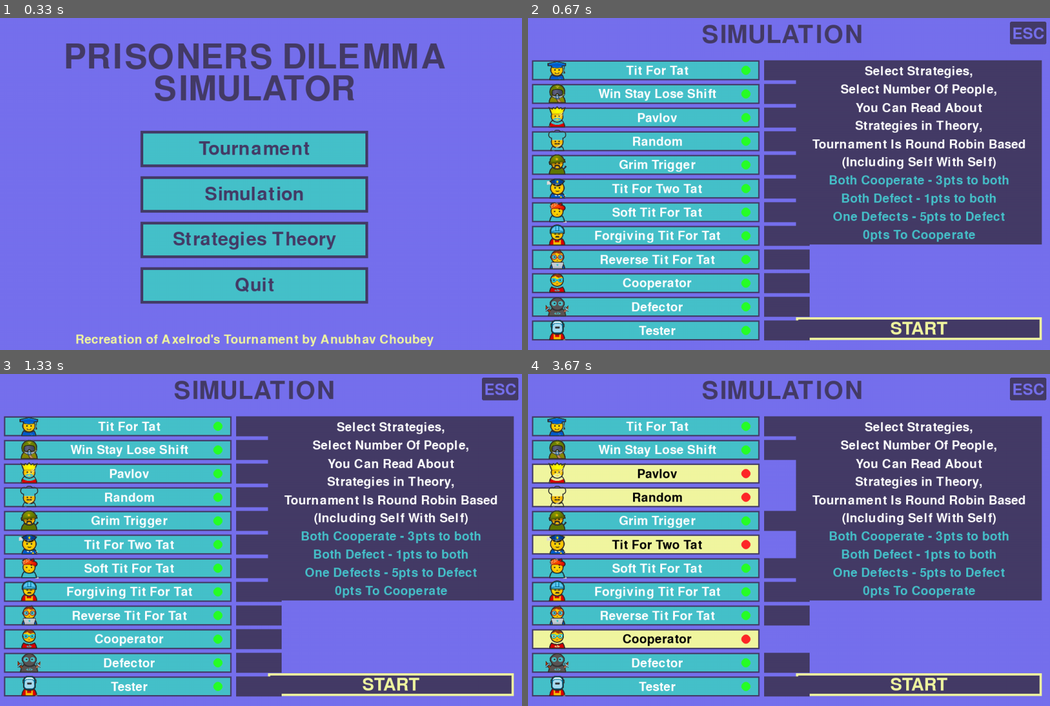
Above: before the commit, frames 1-4 (two rows, left to right).
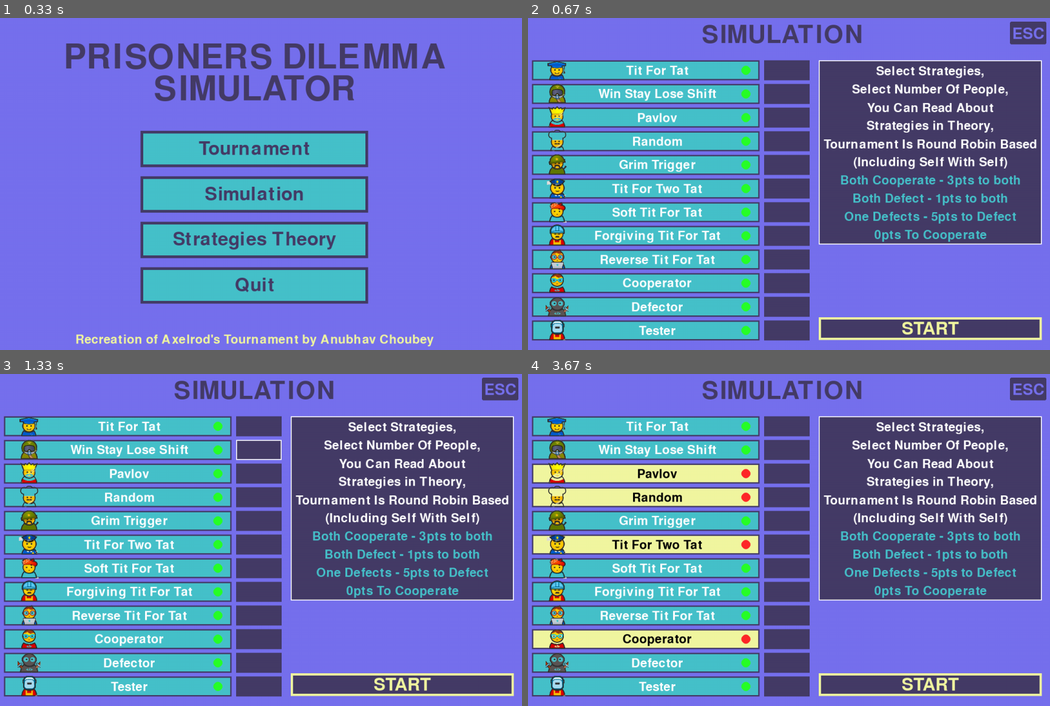
Above: after the commit, the same moments.

Repository: LazyyVenom/py-game-theory
Game: pygame game, started from prisoners_dilemma.py
The game is run twice, just before and just after one commit, with the same random seed, the same clock (stepped at 60 frames per second) and the same inputs.
Inputs (mouse positions are in pixels of both pictures, inside the frame that each line leads up to):
- Up to frame 1 (0.33 s): no input
- Up to frame 2 (0.67 s): click "Simulation" at 0.38 s
- Up to frame 3 (1.33 s): click "START" at 0.72 s; click (313, 443) at 1.05 s, where only the run after the commit has a clickable "Select Number Of People,"
- Up to frame 4 (3.67 s): click (653, 540) at 1.38 s; click (611, 486) at 1.72 s; click (846, 569) at 2.05 s; click (794, 423) at 2.38 s; click (757, 626) at 2.72 s; click (841, 490) at 3.05 s, where only the run after the commit has a clickable "Tournament Is Round Robin Bas…"; click (705, 470) at 3.38 s

Frame 1 is identical in both runs. In frame 2, 7.5% of the frame differs, in the area x 51-99%, y 12-98%; in frame 3, 7.6%; in frame 4, 9.1%, in the area x 45-99%, y 12-98%.

Commit message:
Trying Fixing

Diff:
--- a/prisoners_dilemma.py
+++ b/prisoners_dilemma.py
@@ -207,6 +207,7 @@
         ]
 
         pygame.draw.rect(screen,SECONDARY,(630,105,540,405))
+        pygame.draw.rect(screen,(255,255,255),(630,105,540,405),3)
 
         text_y_offset = 130
         for line in paragraph[:6]:
@@ -348,29 +349,30 @@
             "0pts To Cooperate"
         ]
 
-        pygame.draw.rect(screen,SECONDARY,(630,105,540,405))
+        pygame.draw.rect(screen,SECONDARY,(680,105,490,405))
+        pygame.draw.rect(screen,(255,255,255),(680,105,490,405),2)
 
         text_y_offset = 130
         for line in paragraph[:6]:
-            draw_text(line,pygame.font.Font(None,40),(255,255,255),900,text_y_offset)
+            draw_text(line,pygame.font.Font(None,40),(255,255,255),925,text_y_offset)
 
             text_y_offset += 40
 
         for line in paragraph[6:]:
-            draw_text(line,pygame.font.Font(None,40),TER_BLUE,900,text_y_offset)
+            draw_text(line,pygame.font.Font(None,40),TER_BLUE,925,text_y_offset)
 
             text_y_offset += 40
 
         mouse_x, mouse_y = pygame.mouse.get_pos()
 
-        if (630 < mouse_x < 1180) and (670 < mouse_y < 720):
-            pygame.draw.rect(screen,KIND_OF_YELLOW,(630,670,540,50))
-            pygame.draw.rect(screen,SECONDARY,(630,670,540,50),5)
-            draw_text("START",pygame.font.Font(None,57),SECONDARY,900,695)
+        if (680 < mouse_x < 1180) and (670 < mouse_y < 720):
+            pygame.draw.rect(screen,KIND_OF_YELLOW,(680,670,490,50))
+            pygame.draw.rect(screen,SECONDARY,(680,670,490,50),5)
+            draw_text("START",pygame.font.Font(None,57),SECONDARY,925,695)
         else:
-            pygame.draw.rect(screen,SECONDARY,(630,670,540,50))
-            pygame.draw.rect(screen,KIND_OF_YELLOW,(630,670,540,50),5)
-            draw_text("START",pygame.font.Font(None,57),KIND_OF_YELLOW,900,695)
+            pygame.draw.rect(screen,SECONDARY,(680,670,490,50))
+            pygame.draw.rect(screen,KIND_OF_YELLOW,(680,670,490,50),5)
+            draw_text("START",pygame.font.Font(None,57),KIND_OF_YELLOW,925,695)
 
         y_offset = box_y_initial
 
@@ -380,12 +382,19 @@
                 pygame.draw.rect(screen,SECONDARY , (box_x, y_offset-25, box_dimensions[0], box_dimensions[1]),3)
                 pygame.draw.rect(screen,SECONDARY , (box_x + 510, y_offset-25, input_dimensions[0], input_dimensions[1]))
 
+                if input_selected[i]:
+                    pygame.draw.rect(screen,(255,255,255), (box_x + 510, y_offset-25, input_dimensions[0], input_dimensions[1]),2)
+
                 pygame.draw.circle(screen,(40,255,40),(520,y_offset-3),10)
                 draw_text(strategy.name, pygame.font.Font(None,40),(255,255,255),325, y_offset-2)
 
             else:
                 pygame.draw.rect(screen, KIND_OF_YELLOW, (box_x, y_offset-25, box_dimensions[0], box_dimensions[1]))
                 pygame.draw.rect(screen,SECONDARY , (box_x, y_offset-25, box_dimensions[0], box_dimensions[1]),3)
+                pygame.draw.rect(screen,SECONDARY , (box_x + 510, y_offset-25, input_dimensions[0], input_dimensions[1]))
+
+                if input_selected[i]:
+                    pygame.draw.rect(screen,(255,255,255), (box_x + 510, y_offset-25, input_dimensions[0], input_dimensions[1]),2)
 
                 pygame.draw.circle(screen,(255,40,40),(520,y_offset-3),10)
                 draw_text(strategy.name, pygame.font.Font(None,40),(0,0,0),325, y_offset-2)
@@ -415,9 +424,6 @@
 
                     if (1100 < click_pos[0] < 1180) and (20 < click_pos[1] < 70):
                         running = False
-
-                    elif (770 < click_pos[0] < 1170) and (554 < click_pos[1] < 604):
-                        input_selected = True
 
                     elif (630 < click_pos[0] < 1180) and (670 < click_pos[1] < 720):
                         try:
@@ -426,7 +432,7 @@
                             print(f"Error: {e}")
 
                     else:
-                        input_selected = False
+                        input_selected = [False] * len(strategies)
 
                     x_range = (box_x,box_x+box_dimensions[0])
 
@@ -435,6 +441,16 @@
                         if x_range[0] < click_pos[0] < x_range[1]:
                             if y - box_y_delta < click_pos[1] < y:
                                 check_boxes[i_count] = not check_boxes[i_count]
+
+                        i_count += 1
+
+                    i_count = 0
+                    for y in range(box_y_initial+10,box_y_end + 1,box_y_delta):
+                        if 680 < click_pos[0] < 780:
+                            if y - box_y_delta < click_pos[1] < y:
+                                print(i_count)
+                                input_selected[i_count] = not input_selected[i_count]
+                                break
 
                         i_count += 1
 
